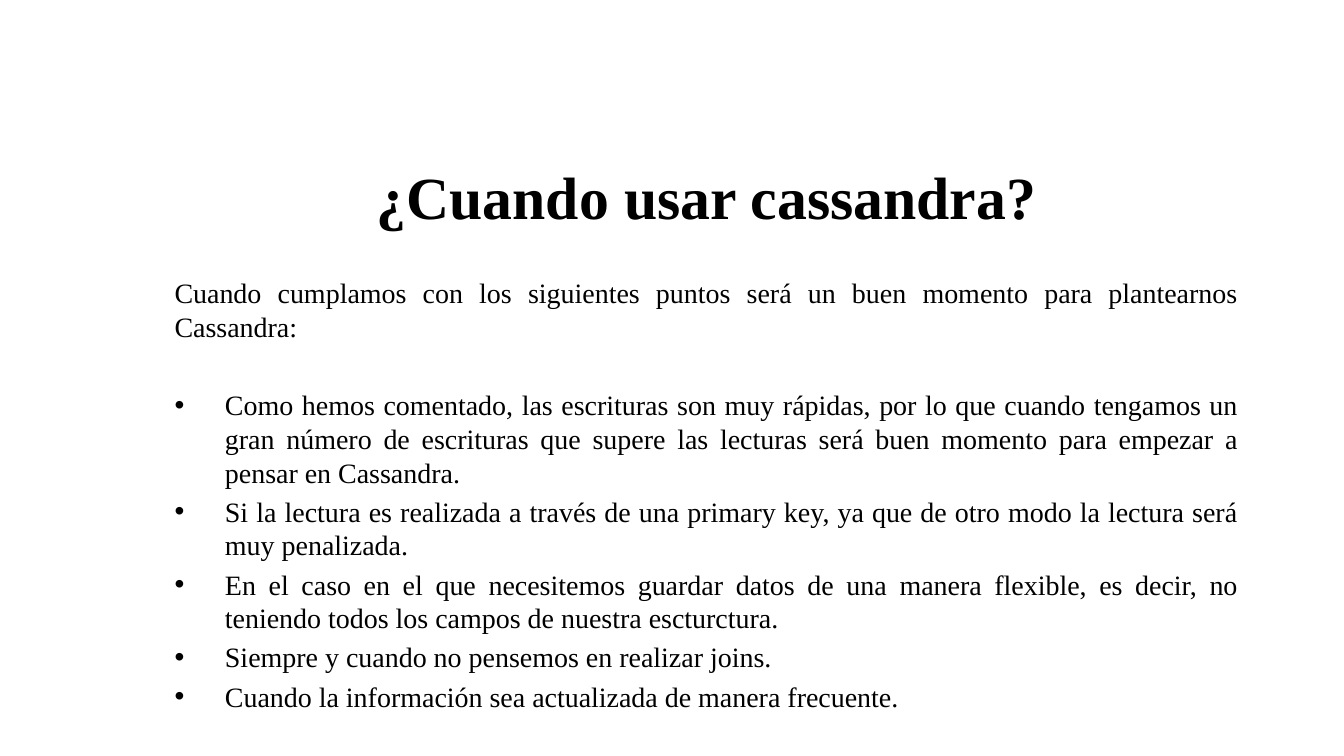
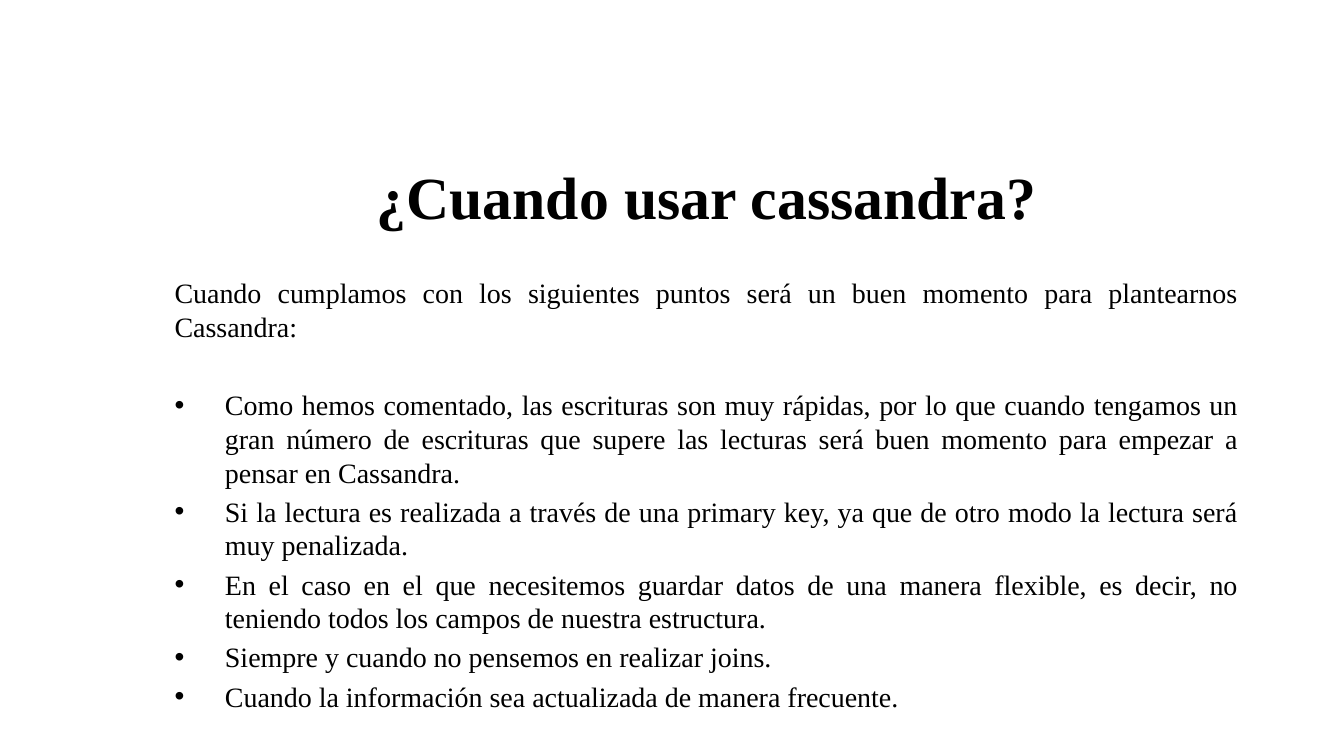
Before and after one commit to jnates/database_models, a slide deck: slide 6 of PresentaciónFinal.pptx (slide 5 before the commit). Drawn at 1344x756 pixels with LibreOffice and Linux fonts; fonts in the diff are those of the drawing; background and template pictures are left out. Boxes give left, top, right and bottom in pixels: in the first picture for what was removed or moved away, otherwise in the second. Text is boxed around its words. In the diff, an @@ line names an element or a change of style, - is before the commit and + after.

```diff
--- a/PresentaciónFinal.pptx
+++ b/PresentaciónFinal.pptx
@@ text at [225, 575, 1238, 634]: text changed @@
-• En el caso en el que necesitemos guardar datos de una manera flexible, es decir, no teniendo todos los campos de nuestra escturctura.
+• En el caso en el que necesitemos guardar datos de una manera flexible, es decir, no teniendo todos los campos de nuestra estructura.
```
Also in this commit, not shown: 6 slides added, 1 slide removed, 2 other files.
